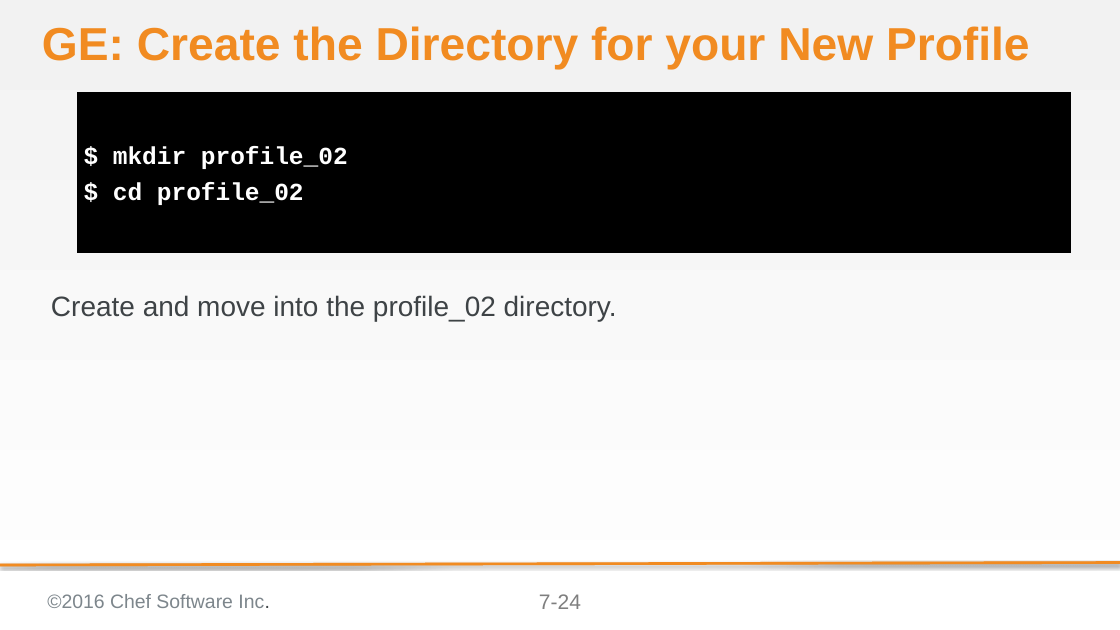
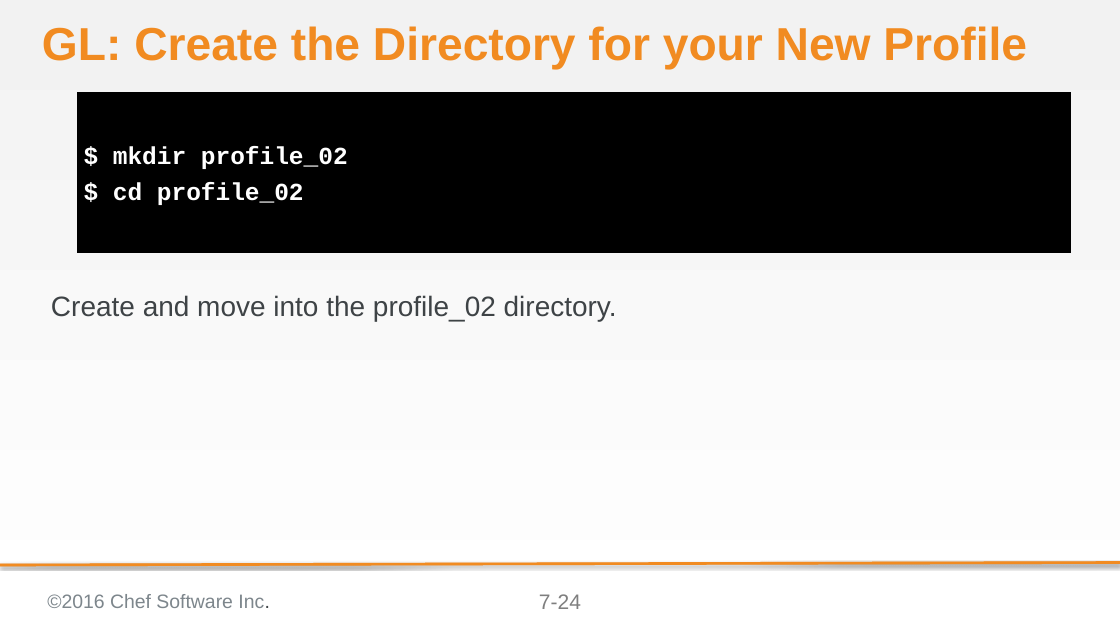
Before and after one commit to bchamby/chef-compliance-installation-configuration-operation, a slide deck: slide 24 of 07-compliance-frameworks-inspec.pptx. Drawn at 1120x630 pixels with LibreOffice and Linux fonts; fonts in the diff are those of the drawing; background and template pictures are left out. Boxes give left, top, right and bottom in pixels: in the first picture for what was removed or moved away, otherwise in the second. Text is boxed around its words. In the diff, an @@ line names an element or a change of style, - is before the commit and + after.

```diff
--- a/07-compliance-frameworks-inspec.pptx
+++ b/07-compliance-frameworks-inspec.pptx
@@ title at bbox=[42, 26, 1027, 70]: text changed @@
-GE: Create the Directory for your New Profile
+GL: Create the Directory for your New Profile
```
Also in this commit, not shown: 33 other slides changed, 2 other files.
